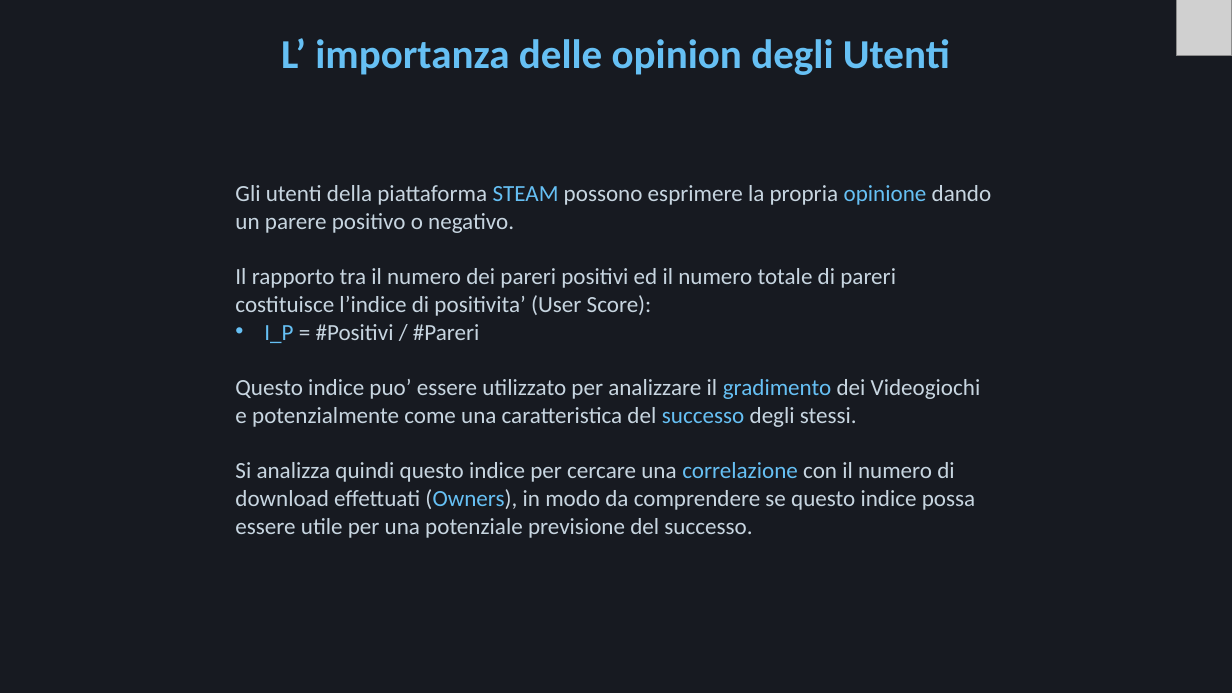
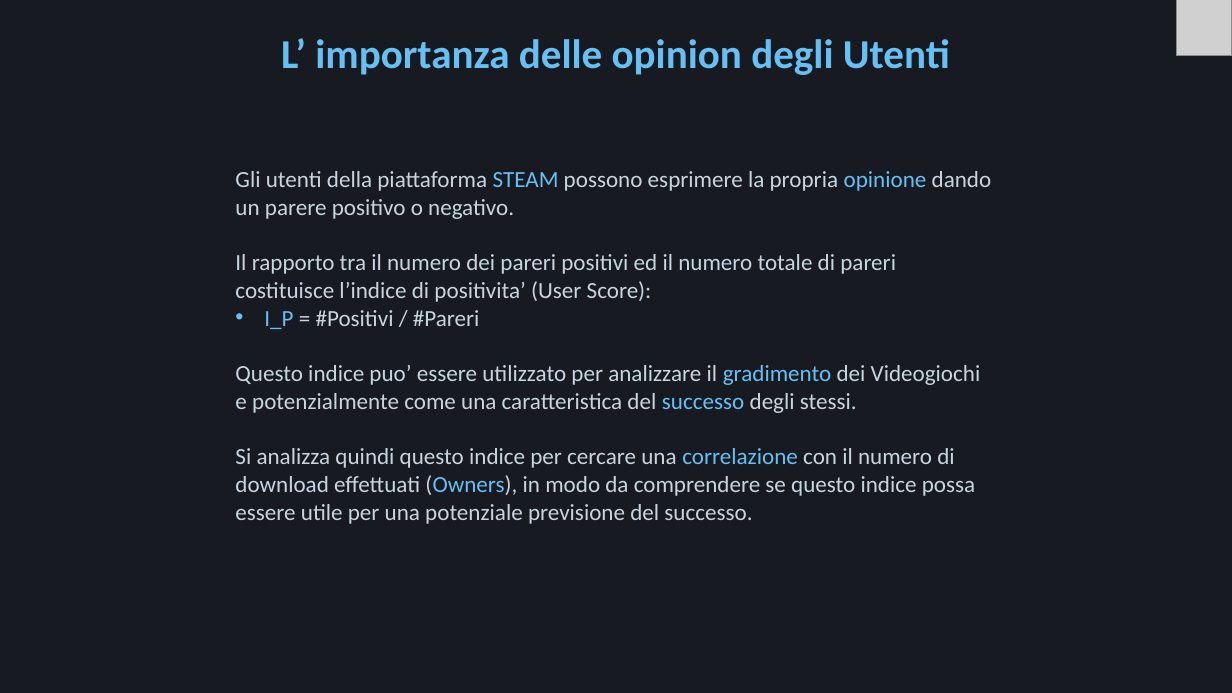
Before and after one commit to Mora11231/VisualizzazioneScientifica, a slide deck: slide 21 of Steam.pptx. Drawn at 1232x693 pixels with LibreOffice and Linux fonts; fonts in the diff are those of the drawing; grey boxes stand for pictures. Boxes give left, top, right and bottom in pixels: in the first picture for what was removed or moved away, otherwise in the second. Text is boxed around its words. In the diff, an @@ line names an element or a change of style, - is before the commit and + after.

```diff
--- a/Steam.pptx
+++ b/Steam.pptx
@@ text "Gli utenti della piattaforma STEAM ...": place and size @@
-text "Gli utenti della piattaforma STEAM ..." at [235,185,992,538]
+text "Gli utenti della piattaforma STEAM ..." at [235,171,992,524]
```
Also in this commit, not shown: 12 other slides changed, 1 slide added, 1 slide removed, 4 other files.
